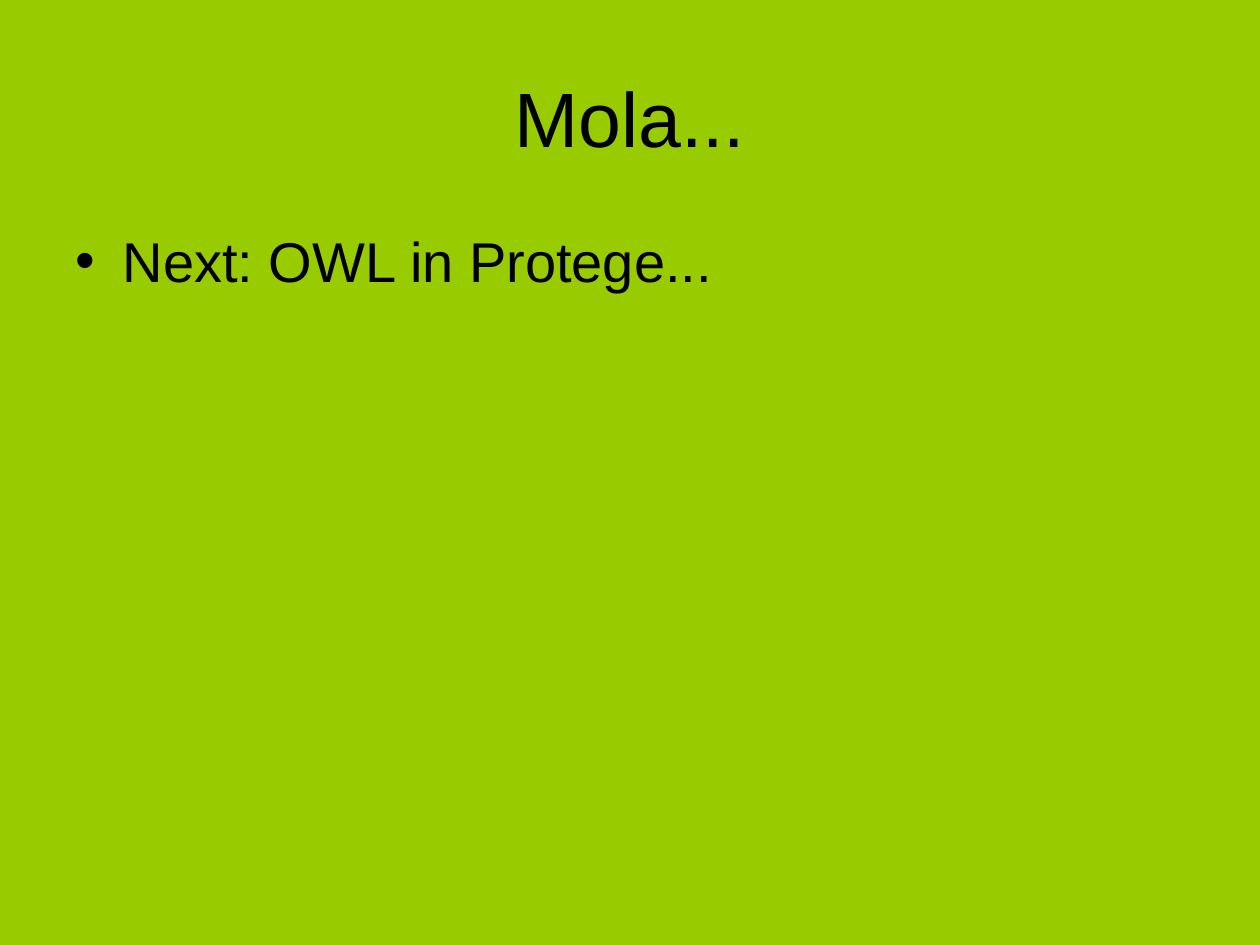
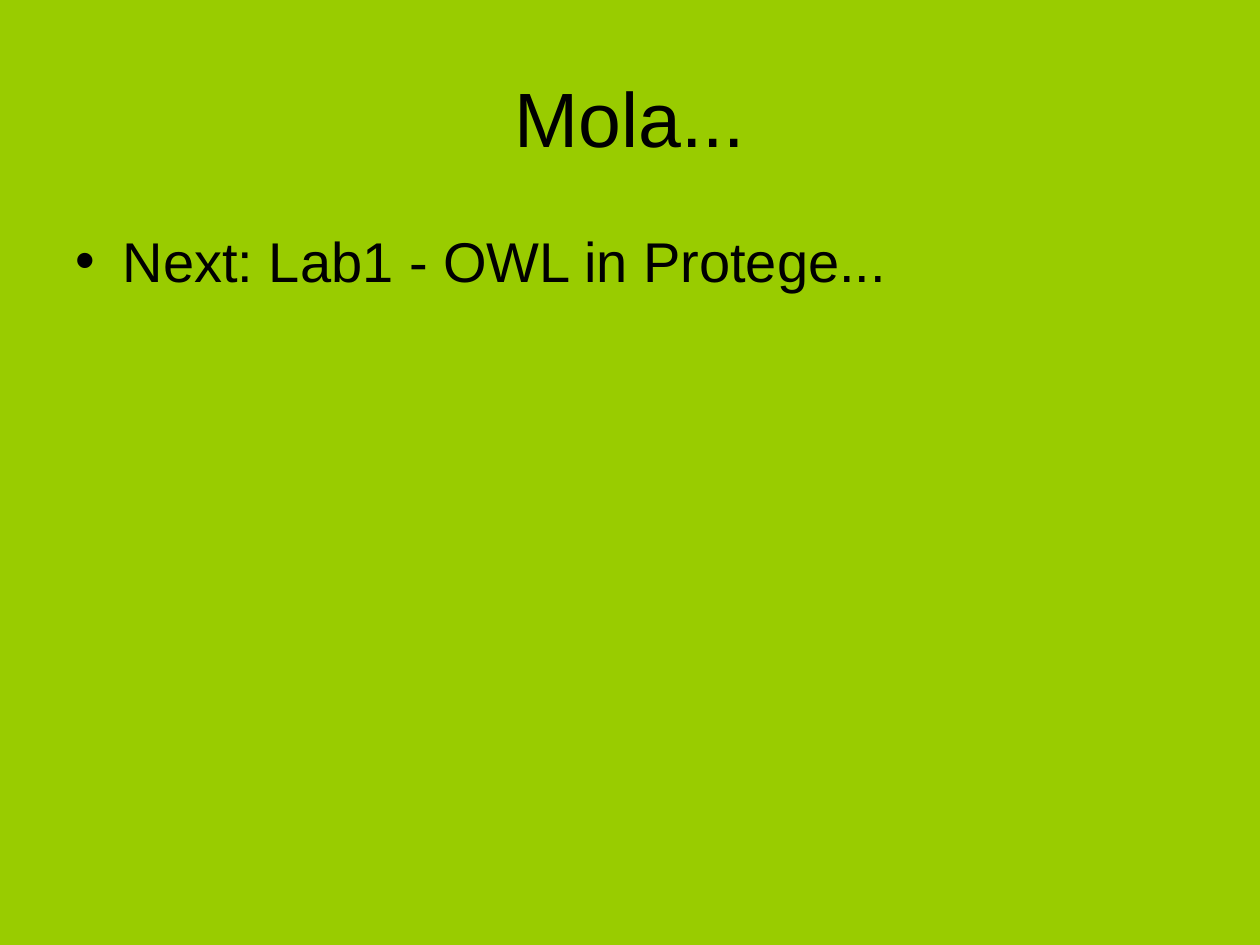
Before and after one commit to selminessrine/faculty-semweb, a slide deck: slide 69 of doc/workshop/MainFlow.ppt (slide 72 before the commit). Drawn at 1260x945 pixels with LibreOffice and Linux fonts; fonts in the diff are those of the drawing. Boxes give left, top, right and bottom in pixels: in the first picture for what was removed or moved away, otherwise in the second. Text is boxed around its words. In the diff, an @@ line names an element or a change of style, - is before the commit and + after.

```diff
--- a/doc/workshop/MainFlow.ppt
+++ b/doc/workshop/MainFlow.ppt
@@ text at (x1=123, y1=241, x2=886, y2=293): text changed @@
-• Next: OWL in Protege...
+• Next: Lab1 - OWL in Protege...
```
Also in this commit, not shown: 2 other slides changed, 2 slides added.
